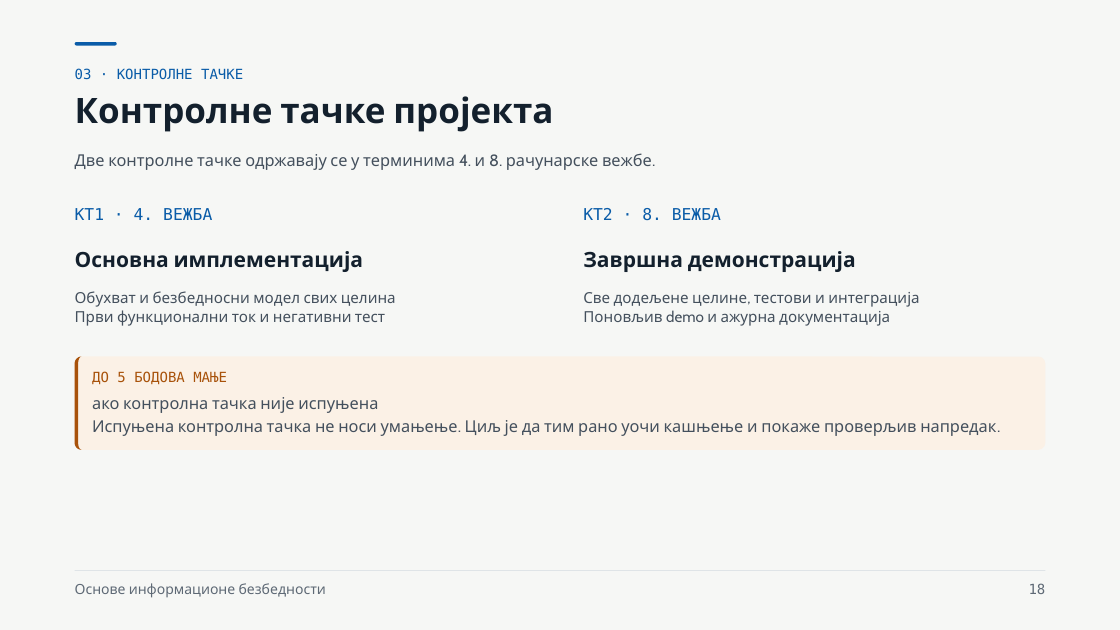
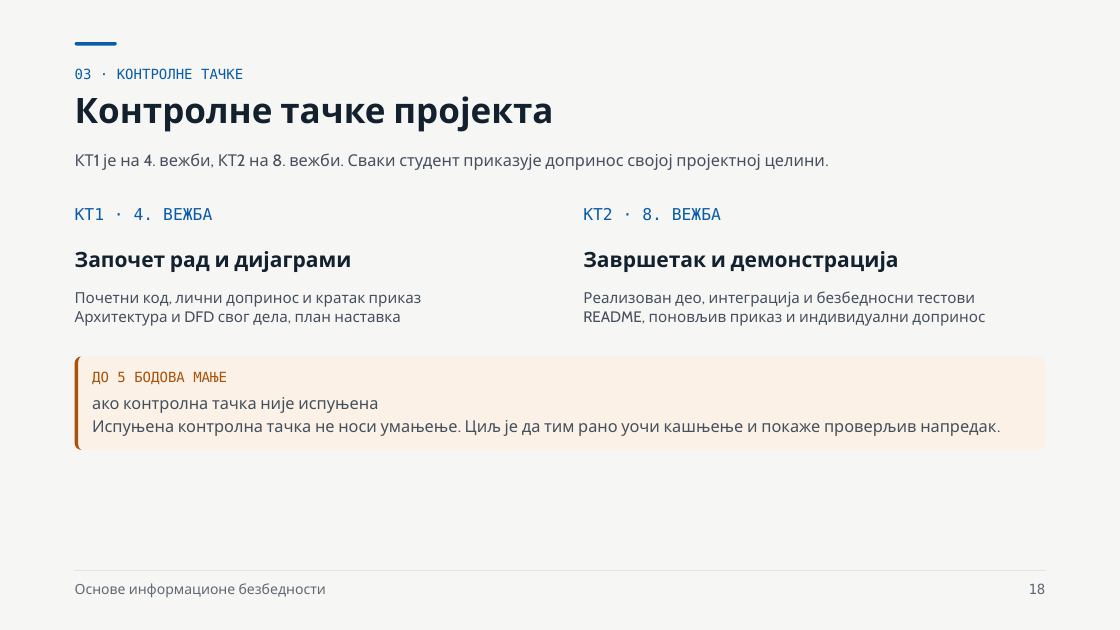
Before and after one commit to owlCoder/ftn-nastavni-portal, a slide deck: slide 18 of public/downloads/oib-prezentacije/00_Osnovne_informacije.pptx. Drawn at 1120x630 pixels with LibreOffice and Linux fonts; fonts in the diff are those of the drawing; background and template pictures are left out. Boxes give left, top, right and bottom in pixels: in the first picture for what was removed or moved away, otherwise in the second. Text is boxed around its words. In the diff, an @@ line names an element or a change of style, - is before the commit and + after.

```diff
--- a/public/downloads/oib-prezentacije/00_Osnovne_informacije.pptx
+++ b/public/downloads/oib-prezentacije/00_Osnovne_informacije.pptx
@@ text at bbox=[103, 153, 825, 170]: text changed @@
-Две контролне тачке одржавају се у терминима 4. и 8. рачунарске вежбе.
+КТ1 је на 4. вежби, КТ2 на 8. вежби. Сваки студент приказује допринос својој пројектној целини.
@@ text at bbox=[75, 251, 351, 272]: text changed @@
-Основна имплементација
+Започет рад и дијаграми
@@ text at bbox=[583, 251, 899, 272]: text changed @@
-Завршна демонстрација
+Завршетак и демонстрација
@@ text at bbox=[75, 292, 422, 326]: text changed @@
-Обухват и безбедносни модел свих целина
-Први функционални ток и негативни тест
+Почетни код, лични допринос и кратак приказ
+Архитектура и DFD свог дела, план наставка
@@ text at bbox=[583, 291, 985, 326]: text changed @@
-Све додељене целине, тестови и интеграција
-Поновљив demo и ажурна документација
+Реализован део, интеграција и безбедносни тестови
+README, поновљив приказ и индивидуални допринос
```
Also in this commit, not shown: 5 other slides changed, 32 other files.
